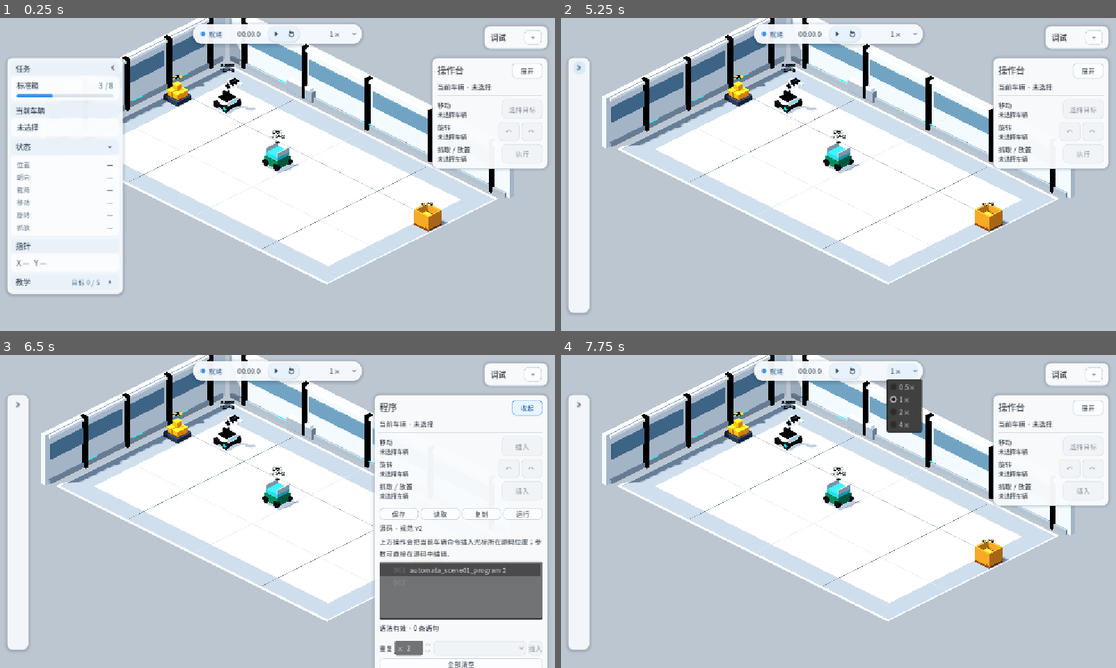
Above: before the commit, frames 1-4 (two rows, left to right).
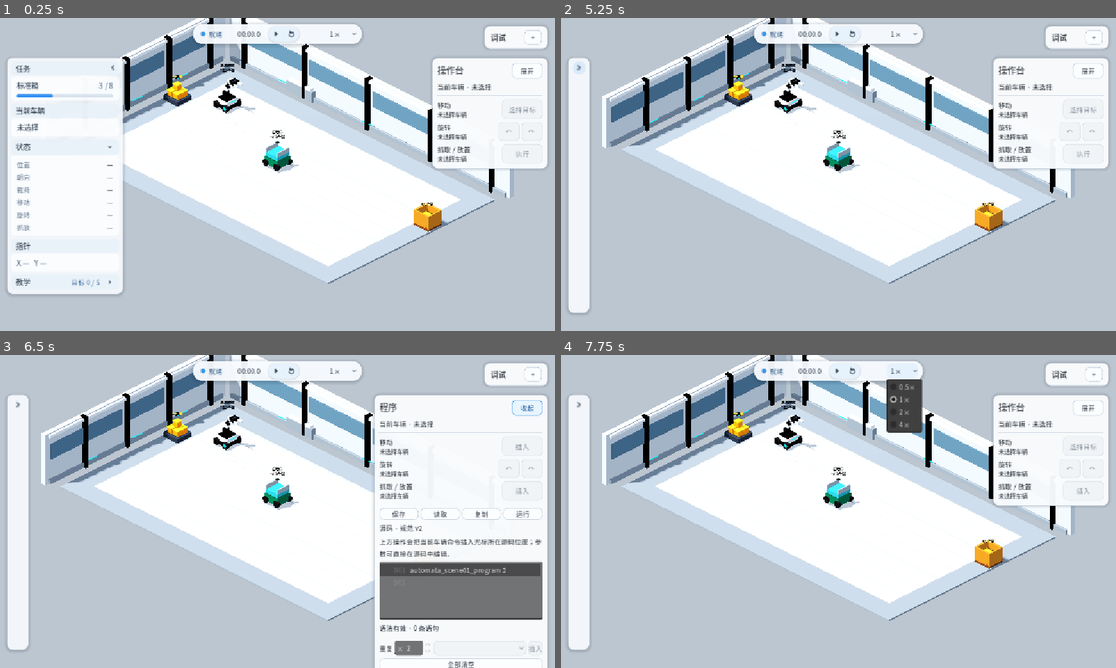
Above: after the commit, the same moments.

Repository: Ri0n72Y/automata
Game: Godot game, scene res://scenes/scene_01/scene_01_basic_packing.tscn
The game is run twice, just before and just after one commit, with the same random seed, the same clock (stepped at 60 frames per second) and the same inputs.
Inputs (mouse positions are in pixels of both pictures, inside the frame that each line leads up to):
- Up to frame 1 (0.25 s): no input
- Up to frame 2 (5.25 s): click (672, 146) at 0.5 s; click (672, 199) at 1.27 s; click "下一步" at 2 s; click "上一步" at 2.75 s; click "跳过教学" at 3.5 s; click "打开教学" at 4.25 s; click (672, 68) at 5 s
- Up to frame 3 (6.5 s): click "展开" at 5.75 s
- Up to frame 4 (7.75 s): click "收起" at 6.5 s; click "1×" at 7.25 s

The runs differ from the first frame. In frame 1, 1.1% of the frame differs, in the area x 22-90%, y 15-86%; in frame 2, 1.2%, in the area x 10-90%, y 15-86%; in frame 3, 0.9%; in frame 4, 1.2%.

Commit message:
refactor(scene-01): remove geometric floor detail

Diff:
--- a/scenes/scene_01/components/scene_01_field_16x10.tscn
+++ b/scenes/scene_01/components/scene_01_field_16x10.tscn
@@ -1,29 +1,14 @@
-[gd_scene load_steps=14 format=3]
+[gd_scene load_steps=7 format=3]
 
 [ext_resource type="Script" path="res://scripts/grid/grid_tile_view.gd" id="1_grid_tiles"]
 [ext_resource type="PackedScene" path="res://scenes/scene_01/components/grid_row_boundary_16_static.tscn" id="2_boundary_row"]
 [ext_resource type="PackedScene" path="res://scenes/scene_01/components/grid_row_interior_16_static.tscn" id="3_interior_row"]
-[ext_resource type="Material" path="res://scenes/scene_01/materials/neutral_floor.tres" id="4_floor"]
-[ext_resource type="Material" path="res://scenes/scene_01/materials/painted_white.tres" id="5_power"]
-[ext_resource type="Material" path="res://scenes/scene_01/materials/neutral_obstacle.tres" id="6_boundary"]
-[ext_resource type="Material" path="res://scenes/scene_01/materials/floor_panel_alt.tres" id="7_panel"]
-[ext_resource type="Material" path="res://scenes/scene_01/materials/floor_seam.tres" id="8_seam"]
+[ext_resource type="Material" path="res://scenes/scene_01/materials/floor_cross_tile.tres" id="4_floor"]
+[ext_resource type="Material" path="res://scenes/scene_01/materials/neutral_obstacle.tres" id="5_boundary"]
 
 [sub_resource type="BoxShape3D" id="GroundShape"]
 resource_local_to_scene = true
 size = Vector3(16, 0.08, 10)
-
-[sub_resource type="BoxMesh" id="SeamAcrossXMesh"]
-size = Vector3(15.82, 0.008, 0.02)
-
-[sub_resource type="BoxMesh" id="SeamAcrossZMesh"]
-size = Vector3(0.02, 0.008, 9.82)
-
-[sub_resource type="BoxMesh" id="BorderXMesh"]
-size = Vector3(16.16, 0.032, 0.11)
-
-[sub_resource type="BoxMesh" id="BorderZMesh"]
-size = Vector3(0.11, 0.032, 10.16)
 
 [node name="GridTileView" type="Node3D"]
 script = ExtResource("1_grid_tiles")
@@ -31,8 +16,8 @@
 static_grid_width = 16
 static_grid_height = 10
 normal_tile_material = ExtResource("4_floor")
-power_tile_material = ExtResource("5_power")
-boundary_tile_material = ExtResource("6_boundary")
+power_tile_material = ExtResource("4_floor")
+boundary_tile_material = ExtResource("5_boundary")
 
 [node name="Tiles" type="Node3D" parent="."]
 
@@ -73,55 +58,3 @@
 [node name="GroundShape" type="CollisionShape3D" parent="Tiles/GroundBody"]
 position = Vector3(8, -0.04, 5)
 shape = SubResource("GroundShape")
-
-[node name="FloorDetail" type="Node3D" parent="."]
-
-[node name="MajorSeamX4" type="MeshInstance3D" parent="FloorDetail"]
-position = Vector3(4, 0.006, 5)
-mesh = SubResource("SeamAcrossZMesh")
-material_override = ExtResource("8_seam")
-cast_shadow = 0
-
-[node name="MajorSeamX8" type="MeshInstance3D" parent="FloorDetail"]
-position = Vector3(8, 0.006, 5)
-mesh = SubResource("SeamAcrossZMesh")
-material_override = ExtResource("8_seam")
-cast_shadow = 0
-
-[node name="MajorSeamX12" type="MeshInstance3D" parent="FloorDetail"]
-position = Vector3(12, 0.006, 5)
-mesh = SubResource("SeamAcrossZMesh")
-material_override = ExtResource("8_seam")
-cast_shadow = 0
-
-[node name="MajorSeamZ3" type="MeshInstance3D" parent="FloorDetail"]
-position = Vector3(8, 0.006, 3)
-mesh = SubResource("SeamAcrossXMesh")
-material_override = ExtResource("8_seam")
-cast_shadow = 0
-
-[node name="MajorSeamZ65" type="MeshInstance3D" parent="FloorDetail"]
-position = Vector3(8, 0.006, 6.5)
-mesh = SubResource("SeamAcrossXMesh")
-material_override = ExtResource("8_seam")
-cast_shadow = 0
-
-[node name="BorderNorth" type="MeshInstance3D" parent="FloorDetail"]
-position = Vector3(8, 0.016, -0.055)
-mesh = SubResource("BorderXMesh")
-material_override = ExtResource("7_panel")
-
-[node name="BorderSouth" type="MeshInstance3D" parent="FloorDetail"]
-position = Vector3(8, 0.016, 10.055)
-mesh = SubResource("BorderXMesh")
-material_override = ExtResource("7_panel")
-
-[node name="BorderWest" type="MeshInstance3D" parent="FloorDetail"]
-position = Vector3(-0.055, 0.016, 5)
-mesh = SubResource("BorderZMesh")
-material_override = ExtResource("7_panel")
-
-[node name="BorderEast" type="MeshInstance3D" parent="FloorDetail"]
-position = Vector3(16.055, 0.016, 5)
-mesh = SubResource("BorderZMesh")
-material_override = ExtResource("7_panel")
